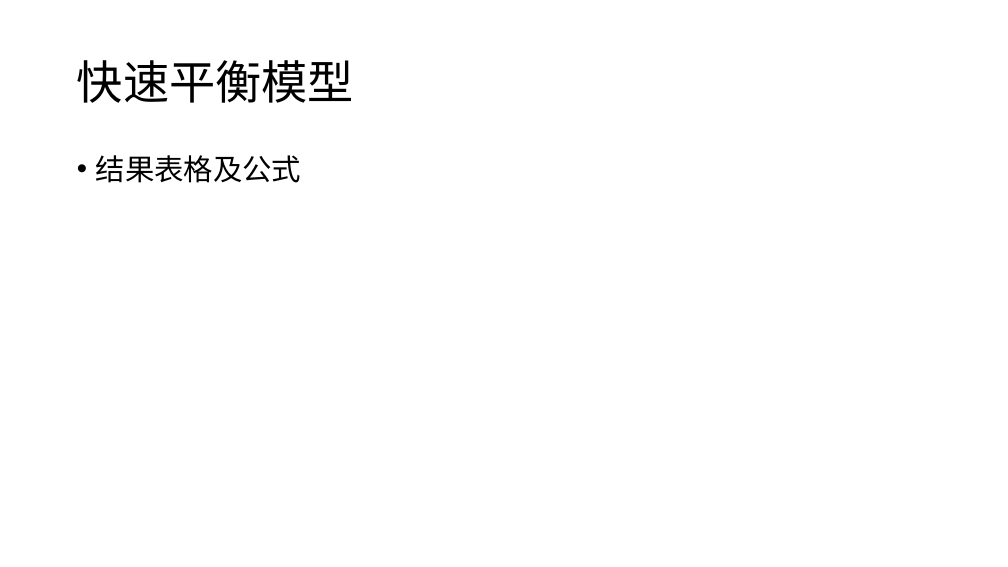
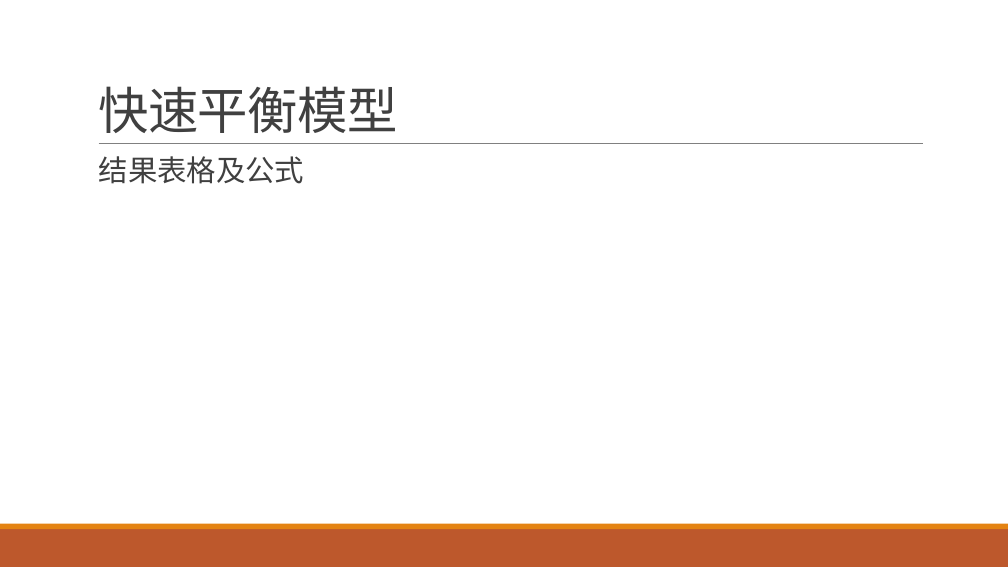
Before and after one commit to yuanjingsong/MCM_Homework, a slide deck: slide 36 of PreG21.pptx (slide 34 before the commit). Drawn at 1008x567 pixels with LibreOffice and Linux fonts; fonts in the diff are those of the drawing. Boxes give left, top, right and bottom in pixels: in the first picture for what was removed or moved away, otherwise in the second. Text is boxed around its words. In the diff, an @@ line names an element or a change of style, - is before the commit and + after.

Commit message:
add theme and part of Q2

```diff
--- a/PreG21.pptx
+++ b/PreG21.pptx
@@ title "快速平衡模型": place and size @@
-title "快速平衡模型" at [77, 60, 354, 103]
+title "快速平衡模型" at [98, 86, 398, 133]
@@ title "快速平衡模型" at [98, 86, 398, 133]: size 44 to 48 pt, font Noto Sans CJK SC to Calibri, text colour #000000 to #404040, letter spacing 0 to -0.5 pt; line spacing 0.9 to 0.85; vertical alignment middle to bottom @@
@@ line added from (99, 144) to (923, 144), #808080 0.5 pt @@
@@ text "结果表格及公式" at [99, 156, 305, 184]: font Noto Sans CJK SC to Calibri, text colour #000000 to #404040; bullet • to  ; more space between paragraphs @@
@@ rectangle added at [0, 529, 1008, 567], fill #BD582C @@
@@ rectangle added at [0, 524, 1008, 529], fill #E48312 @@
```
Also in this commit, not shown: 35 other slides changed, 2 slides added.
